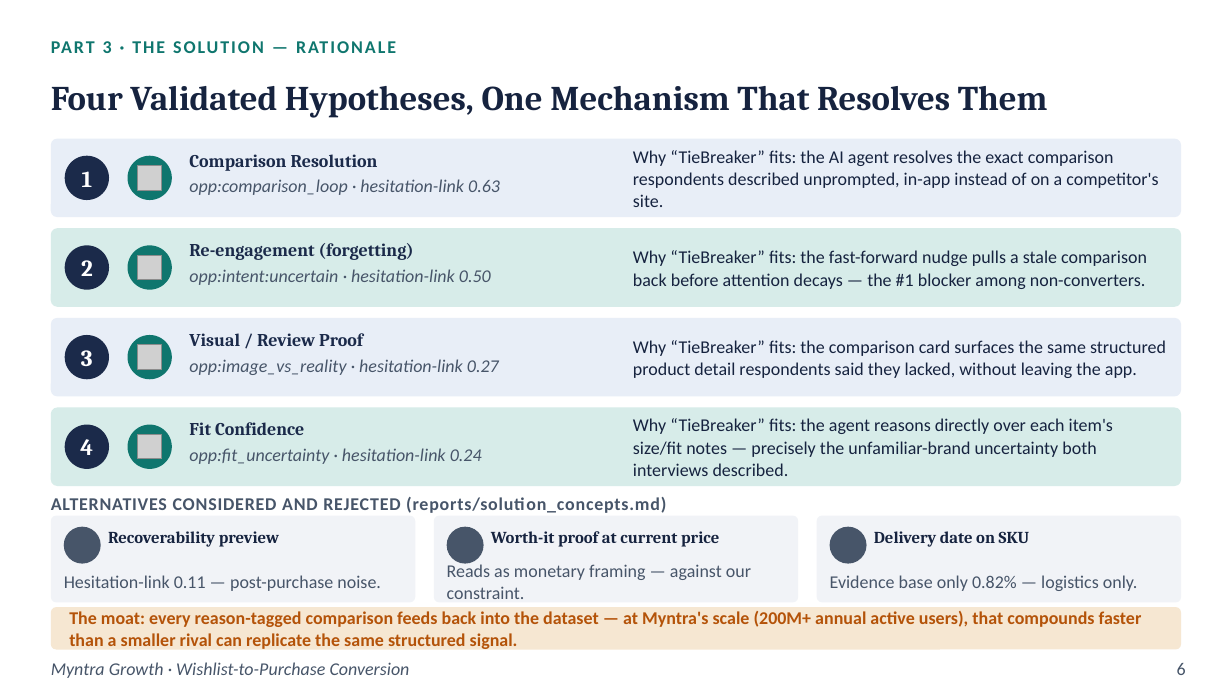
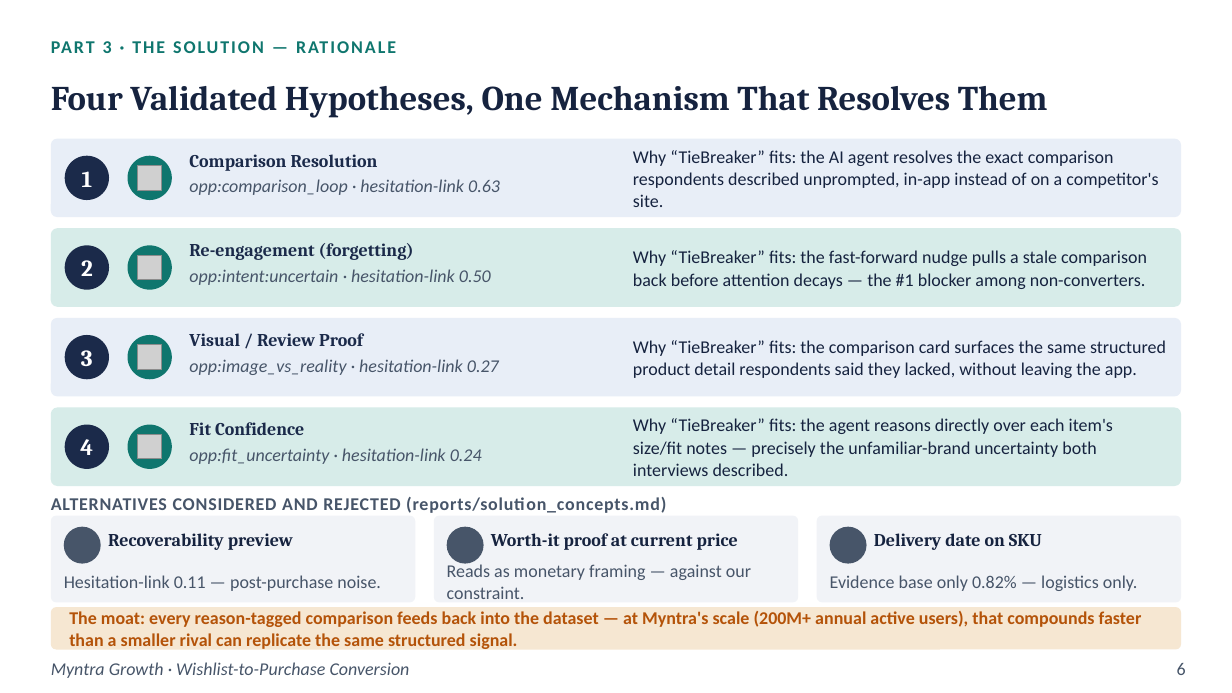
Before and after one commit to satheesanaswinPM/grad-pro-3---myntra, a slide deck: slide 6 of reports/final_deck.pptx. Drawn at 1232x693 pixels with LibreOffice and Linux fonts; fonts in the diff are those of the drawing; grey boxes stand for pictures; background and template pictures are left out. Boxes give left, top, right and bottom in pixels: in the first picture for what was removed or moved away, otherwise in the second. Text is boxed around its words. In the diff, an @@ line names an element or a change of style, - is before the commit and + after.

```diff
--- a/reports/final_deck.pptx
+++ b/reports/final_deck.pptx
@@ size 13 to 14 pt; line spacing 1.02 to 1 in 3 elements at box(108, 533, 293, 550), box(874, 533, 1042, 550), box(491, 533, 738, 550) @@
```
Also in this commit, not shown: 2 other slides changed.
